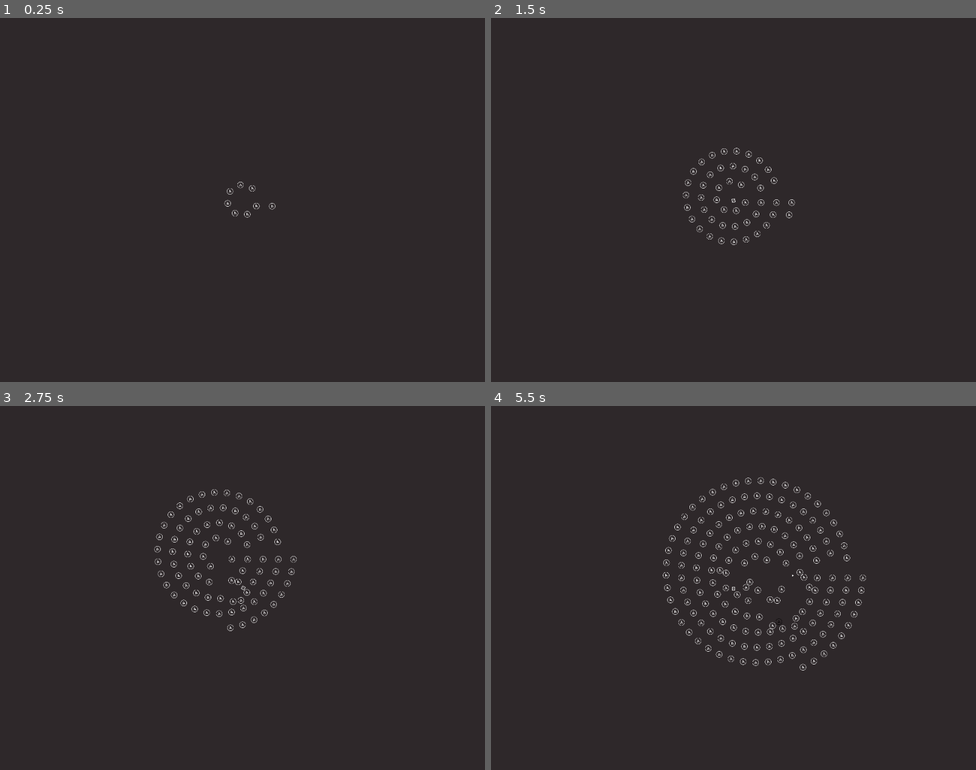
Above: before the commit, frames 1-4 (two rows, left to right).
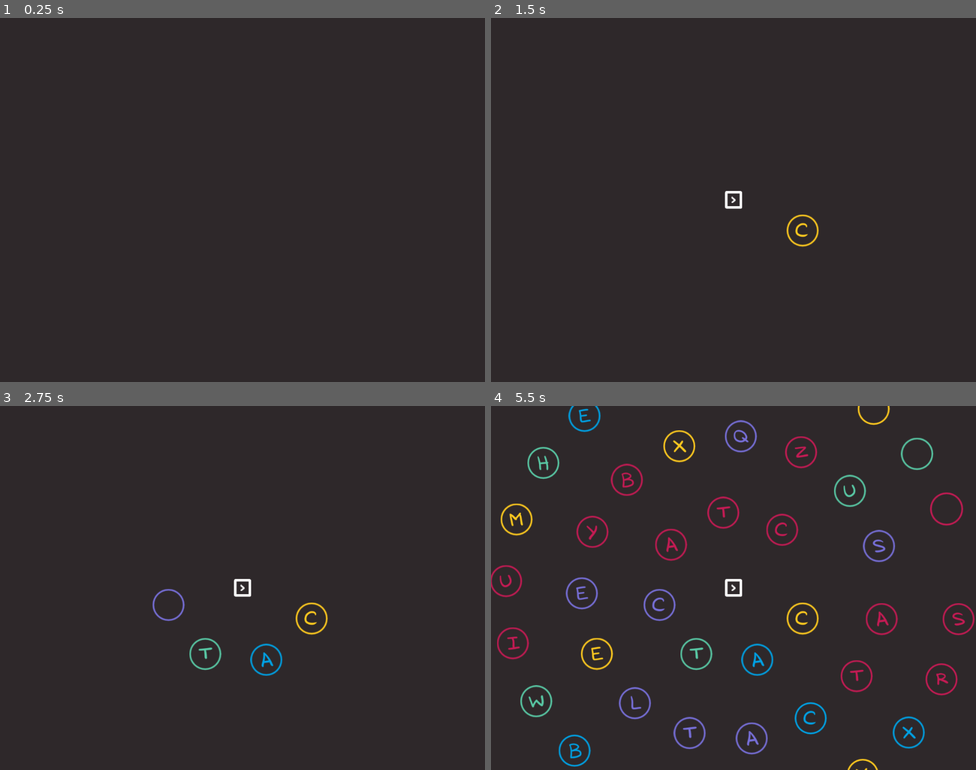
Above: after the commit, the same moments.

Repository: gontzalve/SSLS
Game: Godot game, scene res://scenes/game/main/main.tscn
The game is run twice, just before and just after one commit, with the same random seed, the same clock (stepped at 60 frames per second) and the same inputs.
Inputs (mouse positions are in pixels of both pictures, inside the frame that each line leads up to):
- Up to frame 1 (0.25 s): no input
- Up to frame 2 (1.5 s): move the mouse to (840, 181) at 0.52 s; hold D (move_right) 0.53-1.28 s; click (840, 181) at 0.6 s; move the mouse to (636, 218) at 1.27 s; hold S (move_down) from 1.28 s (still down); tap Mouse wheel up (zoom_in) at 1.35 s
- Up to frame 3 (2.75 s): move the mouse to (291, 507) at 2.02 s; release S (move_down) at 2.03 s; hold D (move_right) from 2.03 s (still down); tap Mouse wheel down (zoom_out) at 2.1 s
- Up to frame 4 (5.5 s): move the mouse to (709, 660) at 2.77 s; release D (move_right) at 2.78 s; hold W (move_up) 2.78-3.53 s; click (709, 660) at 2.85 s; move the mouse to (879, 642) at 3.52 s; hold A (move_left) 3.53-5.03 s; tap Mouse wheel up (zoom_in) at 3.6 s; move the mouse to (588, 533) at 4.27 s; tap Mouse wheel down (zoom_out) at 4.35 s; move the mouse to (757, 588) at 5.02 s; hold S (move_down) from 5.03 s (still down); click (757, 588) at 5.1 s

The runs differ from the first frame. In frame 1, less than 0.1% of the frame differs, in the area x 46-57%, y 45-55%; in frame 2, 0.8%; in frame 3, 1.6%; in frame 4, 7.6%, in the area x 0-100%, y 0-100%.

Commit message:
Improve level generation & appearing sequence

Diff:
--- a/scenes/game/camera/game_camera.tscn
+++ b/scenes/game/camera/game_camera.tscn
@@ -10,7 +10,6 @@
 
 [node name="Camera2D" type="Camera2D" parent="."]
 unique_name_in_owner = true
-zoom = Vector2(0.2, 0.2)
 
 [node name="CameraShake" type="Node2D" parent="." node_paths=PackedStringArray("camera_2d")]
 unique_name_in_owner = true
@@ -20,6 +19,7 @@
 
 [node name="CameraZoom" type="Node2D" parent="." node_paths=PackedStringArray("camera2D")]
 unique_name_in_owner = true
+scale = Vector2(0.2, 0.2)
 script = ExtResource("3_njb4v")
 camera2D = NodePath("../Camera2D")
 
--- a/scenes/game/letter/letter.gd
+++ b/scenes/game/letter/letter.gd
@@ -11,6 +11,26 @@
 const LETTER_GROUP_NAME: String = "letters"
 const CLOSE_TO_ZERO_SPEED: float = 3
 const MAX_SPEED: float = 200
+
+
+func appear() -> void:
+	show()
+	$LetterSprite.hide()
+	scale = Vector2.ZERO
+	_tween_up_scale()
+
+
+func _tween_up_scale() -> void:
+	var tween: Tween = create_tween()
+	var tweener: PropertyTweener
+	tweener = tween.tween_property(self, "scale", Vector2.ONE, 0.2)
+	tweener.set_trans(Tween.TRANS_BACK)
+	tweener.set_ease(Tween.EASE_OUT)
+	tween.tween_callback(_on_appeared)
+
+
+func _on_appeared() -> void:
+	$LetterSprite.show()
 
 
 func _physics_process(delta: float) -> void:
--- a/scenes/game/levels/level.gd
+++ b/scenes/game/levels/level.gd
@@ -1,4 +1,6 @@
 extends Node2D
+
+signal level_appeared
 
 @export var letter_scene: PackedScene
 @export var alphabet_data: Resource
@@ -17,11 +19,12 @@
 const SPAWN_CIRCLE_INITIAL_RADIUS: float = 150.0
 const SPAWN_CIRCLE_RADIUS_INCREASE_STEP: float = 150.0
 
+const LETTER_APPEAR_INITIAL_DELAY: float = 0.5
+
 
 func _ready() -> void:
 	origin_position = Vector2.ZERO
 	letter_node_slot_radius = LETTER_NODE_RADIUS + LETTER_NODE_RADIUS_PADDING
-	load_word_level(0)
 
 
 func load_word_level(index: int) -> void:
@@ -29,10 +32,12 @@
 	var level_word: String = word_levels.get_level_word(index)
 	if level_word == "-":
 		return
-	_execute_spawn_sequence()
+	_spawn_letter_nodes()
+	_initialize_letter_nodes(level_word)
+	_execute_letter_nodes_appear_sequence()
 
 
-func _execute_spawn_sequence() -> void:
+func _spawn_letter_nodes() -> void:
 	var spawned_letters: int = 0
 	current_spawn_circle_radius = SPAWN_CIRCLE_INITIAL_RADIUS
 	while spawned_letters < LETTER_COUNT:
@@ -46,11 +51,9 @@
 			var spawn_angle: float = (letter_slot_angle / 2) + i * letter_slot_angle
 			var spawn_pos: Vector2 = _calculate_letter_spawn_position(spawn_angle, current_spawn_circle_radius)
 			_spawn_letter(spawn_pos)
-			await get_tree().create_timer(0.02).timeout
 			spawned_letters += 1
 		current_spawn_circle_radius += SPAWN_CIRCLE_RADIUS_INCREASE_STEP
 		print("-------------------------------")
-	# _initialize_letter_nodes(level_word)
 
 
 func _calculate_letter_slot_angle(spawn_radius: float) -> float:
@@ -65,31 +68,15 @@
 
 func _spawn_letter(spawn_pos: Vector2) -> void:
 	var letter_node: Node = letter_scene.instantiate()
-	letter_node.position = spawn_pos
+	letter_node.set_initial_pos(spawn_pos)
+	letter_node.hide()
 	letters.append(letter_node)
 	$LetterContainer.add_child(letter_node)
-	pass
-
-
-func _clear_level() -> void:
-	for letter_node in letters:
-		letter_node.queue_free()
-	letters.clear()
-
 
 
 func _initialize_letter_nodes(level_word: String) -> void:
-	_initialize_letter_positions()
 	_initialize_letter_characters(level_word)
 	_initialize_letter_colors()
-
-
-func _initialize_letter_positions() -> void:
-	for letter in letters:
-		var cell_pos: Vector2i = $LevelGrid.get_random_free_cell()
-		var cell_world_pos: Vector2 = $LevelGrid.get_random_position_inside_cell(cell_pos)
-		letter.set_initial_pos(cell_world_pos)
-		$LevelGrid.set_cell_as_occupied(cell_pos)
 
 
 func _initialize_letter_characters(level_word: String) -> void:
@@ -107,3 +94,24 @@
 func _initialize_letter_colors() -> void:
 	for letter in letters:
 		letter.set_initial_color()
+
+
+func _execute_letter_nodes_appear_sequence() -> void:
+	for i in range(letters.size()):
+		letters[i].appear()
+		var delay: float = LETTER_APPEAR_INITIAL_DELAY - LETTER_APPEAR_INITIAL_DELAY * _ease_out_expo(i / 48.0)
+		delay = maxf(delay, 0.01)
+		await get_tree().create_timer(delay).timeout
+	level_appeared.emit()
+
+
+func _ease_out_expo(x: float) -> float:
+	if x >= 1:
+		return 1
+	return 1 - pow(2, -10 * x)
+
+
+func _clear_level() -> void:
+	for letter_node in letters:
+		letter_node.queue_free()
+	letters.clear()
--- a/scenes/game/main/main_controller.gd
+++ b/scenes/game/main/main_controller.gd
@@ -4,6 +4,9 @@
 var game_cursor: Node2D
 var game_camera: Node2D
 var bullet_factory: Node2D
+var level: Node2D
+
+var current_level_index: int
 
 
 func _ready() -> void:
@@ -20,11 +23,17 @@
 
 
 func _start_game() -> void:
+	current_level_index = 0
 	player.appear_at(Vector2.ZERO)
 
 
 func _on_player_appeared() -> void:
+	level.load_word_level(current_level_index)
+
+
+func _on_level_appeared() -> void:
 	game_cursor.show_cursor()
+	player.allow_input()
 
 
 func _on_player_shot_fired(spawn_pos: Vector2, direction: Vector2) -> void:
@@ -45,6 +54,7 @@
 	game_cursor = %GameCursor
 	game_camera = %GameCamera
 	bullet_factory = %BulletFactory
+	level = %Level
 
 
 func _connect_to_signals() -> void:
@@ -52,3 +62,4 @@
 	player.shot_fired.connect(_on_player_shot_fired)
 	game_camera.zoomed_in.connect(_on_game_camera_zoomed_in)
 	game_camera.zoomed_out.connect(_on_game_camera_zoomed_out)
+	level.level_appeared.connect(_on_level_appeared)
--- a/scenes/game/player/player.gd
+++ b/scenes/game/player/player.gd
@@ -6,7 +6,7 @@
 @export var movement_speed: float
 @export var movement_acceleration: float
 
-var has_appeared: bool
+var allowed_input: bool
 
 const MOVE_LEFT_ACTION: String = "move_left"
 const MOVE_RIGHT_ACTION: String = "move_right"
@@ -21,7 +21,7 @@
 
 
 func _process(delta: float) -> void:
-	if not has_appeared:
+	if not allowed_input:
 		return
 	_check_movement_input(delta)
 	_check_shooting_input()
@@ -29,13 +29,17 @@
 
 
 func initialize() -> void:
-	has_appeared = false
+	allowed_input = false
 	scale = Vector2.ZERO
 
 
 func appear_at(pos: Vector2) -> void:
 	position = pos
 	_tween_up_scale()
+
+
+func allow_input() -> void:
+	allowed_input = true
 
 
 func _tween_up_scale() -> void:
@@ -49,7 +53,6 @@
 
 func _on_appeared() -> void:
 	await get_tree().create_timer(0.5).timeout
-	has_appeared = true
 	appeared.emit()
 
 
